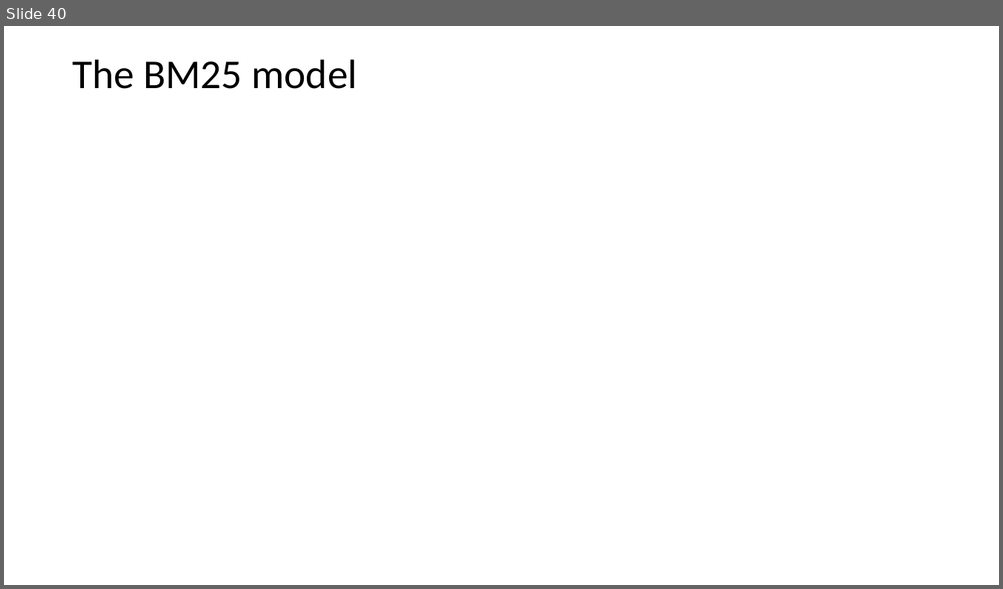
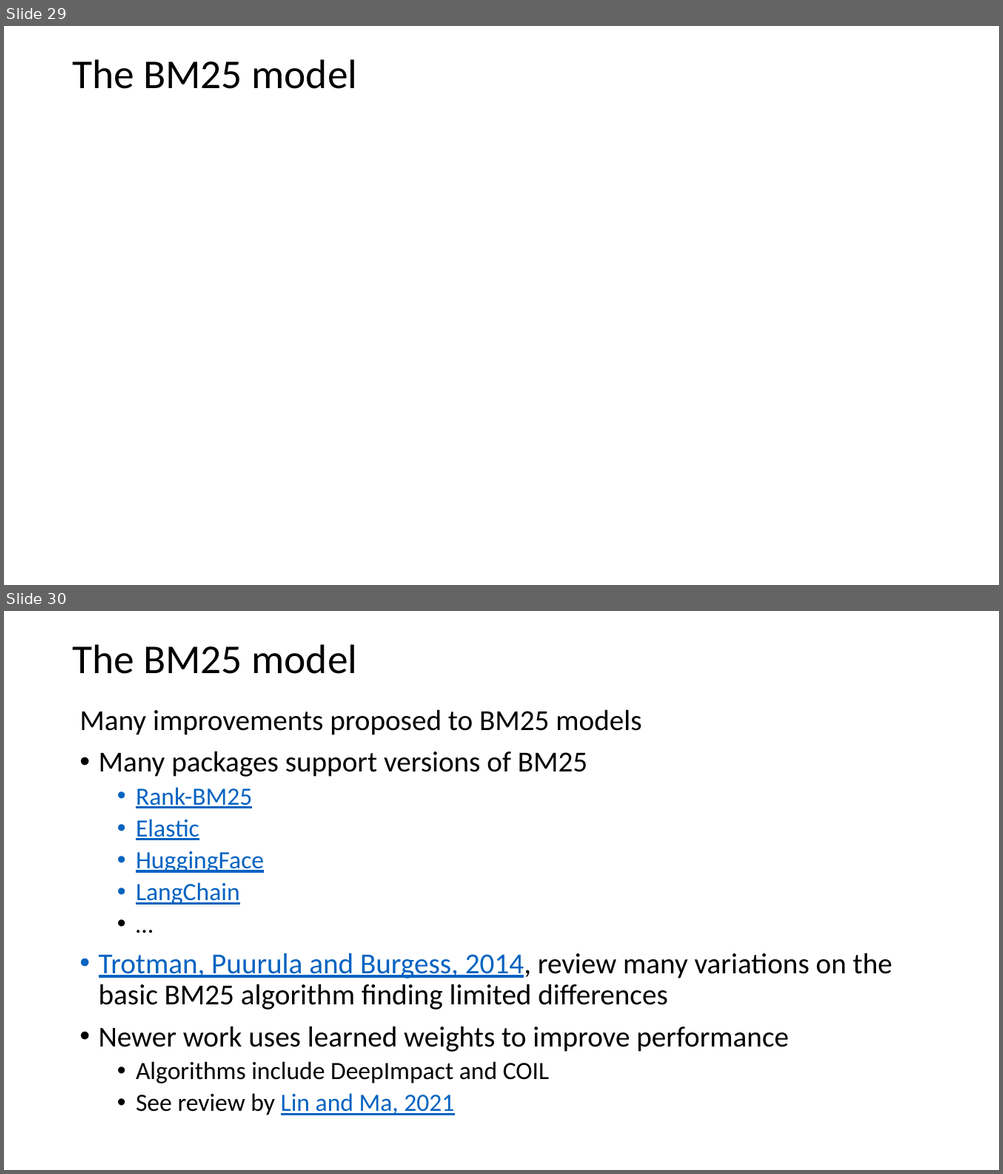
Before and after one commit to harelgabainew/school1, a slide deck: slides/6_InformationRetrivalSearch.pptx. Shown one above the other, each under a label of ours: slide 40 before the commit, slides 29 and 30 after it. The pictures are 1003x589 and 1003x1174 pixels, drawn with LibreOffice and Linux fonts; fonts in the diff are those of the drawing; grey boxes stand for pictures. Boxes give left, top, right and bottom in pixels: in the first picture for what was removed or moved away, otherwise in the second. Text is boxed around its words. In the diff, an @@ line names an element or a change of style, - is before the commit and + after.

```diff
--- a/slides/6_InformationRetrivalSearch.pptx
+++ b/slides/6_InformationRetrivalSearch.pptx
@@ slide 30 added at <box>4,611,999,1170</box>, background #FFFFFF @@
@@ title added at <box>72,644,357,674</box>, 39.6 pt, text #000000 @@
+The BM25 model
@@ text added at <box>79,709,892,1116</box>, 28 pt, text #000000 @@
+Many improvements proposed to BM25 models
+• Many packages support versions of BM25
+  • Rank-BM25
+  • Elastic
+  • HuggingFace
+  • LangChain
+  • …
+• Trotman, Puurula and Burgess, 2014, review many variations on the basic BM25 algorithm finding limited differences
+• Newer work uses learned weights to improve performance
+  • Algorithms include DeepImpact and COIL
+  • See review by Lin and Ma, 2021
@@ what was slide 40 is now slide 29 @@
```
Also in this commit, not shown: 5 slides changed, 3 other slides added.
